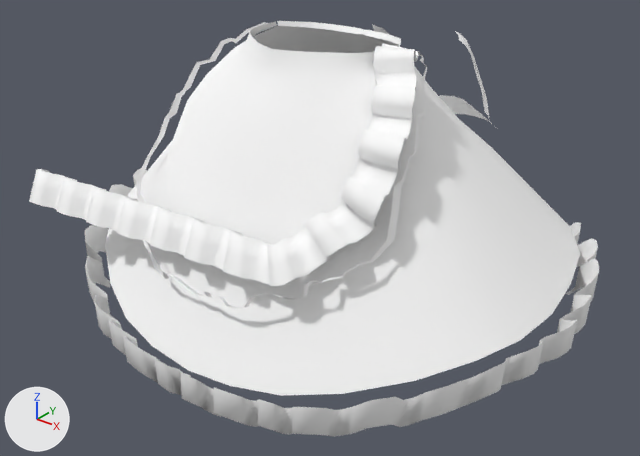
The Blender file Blender/Luna_Skirt.blend, before and after one commit.
Camera for both pictures: a camera (50 mm lens) standing at (0.449, -0.605, 1.15) and looking at (0.005, -0.051, 0.806). Every picture has the same lights, and +X, +Y and +Z are marked at lower left. The picture after the commit comes second.

In view in the first picture: 'Luna._Skirt.Out', 'Luna._Skirt.front', 'Luna._Skirt.front.pat', 'Luna._Skirt.front.ref_in' and 3 more.
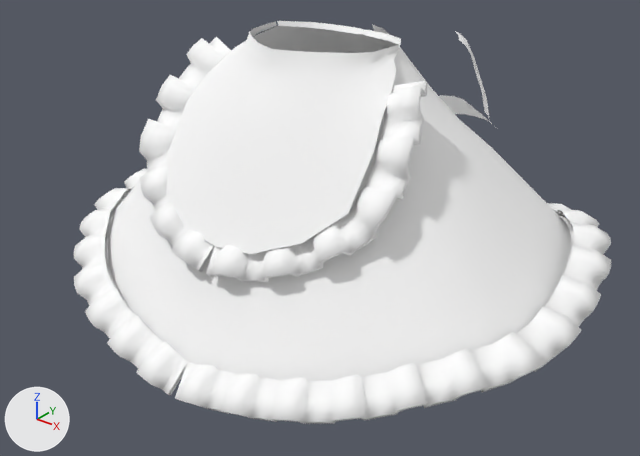
ob_testpath is not drawn itself; it is used by a modifier of ob_luna__skirt_front_pat.
ob_testpath_out is not drawn itself; it is used by a modifier of ob_luna__skirt_front_pat_001.

Location of each change, [x1, y1, x2, y2] in pixels of the pictures (640 x 456 px):
'Luna._Skirt.Out', reshaped (10% narrower, 13% shorter): before [85, 21, 599, 437]; after [108, 21, 571, 381]
'Luna._Skirt.front.pat.001', added: after [73, 168, 611, 424]
'Luna._Skirt.front.pat', reshaped, moved, modifiers changed (26% narrower): before [29, 43, 419, 287]; after [139, 37, 427, 282]
'Luna._Skirt.front.ref_in', deleted: before [136, 22, 427, 308]
part 1 of me_h_007, deleted: before [85, 168, 599, 437]

The change, as a diff of the scene's bpy script:
```diff
--- a/Blender/Luna_Skirt.blend.py
+++ b/Blender/Luna_Skirt.blend.py
@@ me_h_007 @@
 # used by ob_luna__skirt_out; location = (0.0, 0.0, 0.0); scale = (0.01, 0.01, 0.01)
-me_h_007.from_pydata(...)  # 386 vertices, 269 faces, 2 loose edges; spans x 0.0..24.4, y -22.7..16.6, z 71.0..97.5
+me_h_007.from_pydata(...)  # 117 vertices, 89 faces; spans x 0.0..22.2, y -21.3..14.9, z 74.0..97.5
+# me_h_007 part 1
+# 269 vertices are removed from x 0.0..24.4, y -22.7..16.6, z 71.0..80.5
+# 180 faces are deleted
+# 2 loose edges are deleted
 me_h_007.materials.append(mat_m_luna_001)
@@ me_h_008 @@
 # used by ob_luna__skirt_front_pat; location = (0.0648, -0.04, 0.9718); scale = (0.01, 0.01, 0.01)
-me_h_008.from_pydata(...)  # 35 vertices, 24 faces; spans x 0.39..4.33, y -1.56..1.49, z -0.02..1.48
+me_h_008.from_pydata(...)  # 35 vertices, 24 faces; spans x 0.0..3.83, y -1.56..1.66, z -0.05..1.46
+# me_h_008 part 2: 35 of 35 vertices moved; they spanned x 0.39..4.33, y -1.56..1.49, z -0.02..1.48 and now span x 0.0..3.83, y -1.56..1.66, z -0.05..1.46; mean shift (-0.48, 0.02, -0.18)
 me_h_008.materials.append(mat_m_luna_001)
@@ cu_nurbspath @@
+cu_nurbspath = bpy.data.curves.new('NurbsPath', 'CURVE')
+cu_nurbspath.dimensions = '3D'
+_sp = cu_nurbspath.splines.new('NURBS'); _sp.points.add(7)
+_sp.points.foreach_set('co', [0.0, 0.0, 0.0, 1.0, 0.0372, 0.00798, 0.00107, 1.0, 0.0761, 0.0279, 0.0195, 1.0, 0.104, 0.0499, 0.0433, 1.0, 0.102, 0.0644, 0.0628, 1.0, 0.103, 0.0743, 0.0785, 1.0, 0.0881, 0.106, 0.113, 1.0, 0.0731, 0.131, 0.133, 1.0])
+_sp.points.foreach_set('tilt', [0.849, 0.849, 0.849, 0.849, 0.849, 0.849, 0.849, 0.849])
+_sp.order_u = 3
+_sp.order_v = 0
+_sp.use_endpoint_u = True
+cu_nurbspath.use_path = True
+cu_nurbspath.fill_mode = 'FULL'
@@ cu_nurbspath_001 @@
+cu_nurbspath_001 = bpy.data.curves.new('NurbsPath.001', 'CURVE')
+cu_nurbspath_001.dimensions = '3D'
+_sp = cu_nurbspath_001.splines.new('NURBS'); _sp.points.add(6)
+_sp.points.foreach_set('co', [0.000316, 0.00602, 0.0037, 1.0, 0.101, 0.0093, 0.019, 1.0, 0.193, 0.0863, 0.0478, 1.0, 0.222, 0.158, 0.0508, 1.0, 0.196, 0.287, 0.0831, 1.0, 0.0918, 0.369, 0.0428, 1.0, -0.00259, 0.364, 0.0328, 1.0])
+_sp.points.foreach_set('tilt', [0.849, 0.849, 0.849, 0.849, 0.849, 0.849, 0.849])
+_sp.order_u = 3
+_sp.order_v = 0
+_sp.use_endpoint_u = True
+cu_nurbspath_001.use_path = True
+cu_nurbspath_001.fill_mode = 'FULL'
@@ ob_luna__skirt_front_pat @@
 ob_luna__skirt_front_pat = bpy.data.objects.new('Luna._Skirt.front.pat', me_h_008)
-ob_luna__skirt_front_pat.location = (0.0648, -0.04, 0.9718)
+ob_luna__skirt_front_pat.location = (-0.0024, -0.1803, 0.8317)
 ob_luna__skirt_front_pat.scale = (0.01, 0.01, 0.01)
 _m = ob_luna__skirt_front_pat.modifiers.new('Array', 'ARRAY')
-_m.count = 13
+_m.count = 6
 _m.use_merge_vertices = True
@@ ob_luna__skirt_front_pat @@
 _m = ob_luna__skirt_front_pat.modifiers.new('Curve', 'CURVE')
-_m.object = ob_luna__skirt_front_path
+_m.object = ob_testpath
+_m = ob_luna__skirt_front_pat.modifiers.new('Mirror', 'MIRROR')
+_m.use_clip = True
@@ ob_luna__skirt_front_ref_in @@
-ob_luna__skirt_front_ref_in = bpy.data.objects.new('Luna._Skirt.front.ref_in', me_h_009)
@@ ob_testpath @@
+ob_testpath = bpy.data.objects.new('TestPath', cu_nurbspath)
+ob_testpath.location = (0.00106, -0.172, 0.836)
@@ ob_testpath_out @@
+ob_testpath_out = bpy.data.objects.new('TestPath.Out', cu_nurbspath_001)
+ob_testpath_out.location = (0.00282, -0.217, 0.742)
@@ ob_luna__skirt_front_pat_001 @@
+ob_luna__skirt_front_pat_001 = bpy.data.objects.new('Luna._Skirt.front.pat.001', me_h_011)  # 35 vertices, 24 faces; spans x 0.0..4.01, y -3.08..0.14, z -0.05..1.46; in mat_m_luna_001 (white #ffffff); modifiers ARRAY, CURVE, MIRROR
+ob_luna__skirt_front_pat_001.location = (0.0005, -0.2145, 0.7409)
+ob_luna__skirt_front_pat_001.scale = (0.01, 0.01, 0.01)
```
